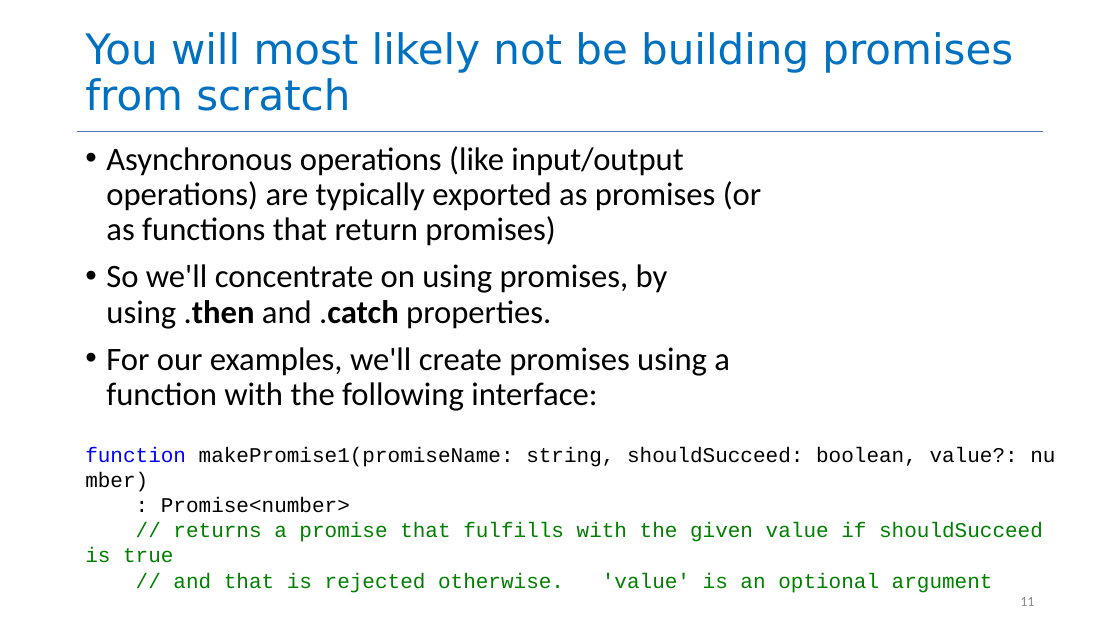
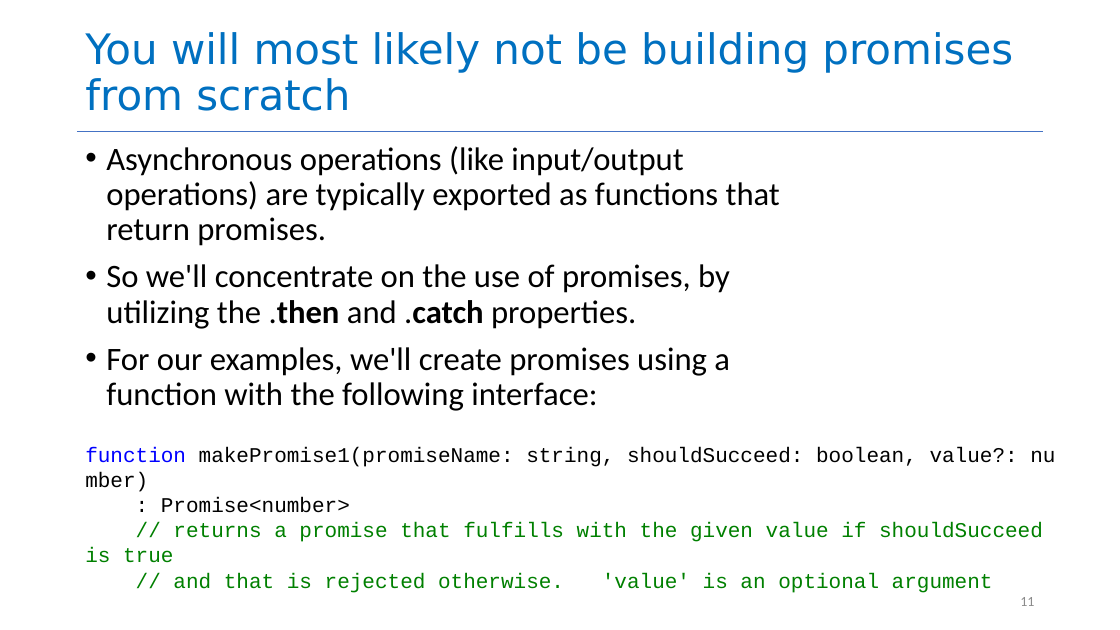
Before and after one commit to neu-se/CS4530-CS5500-Spring-2021, a slide deck: slide 11 of Slides/Lesson 4.1 The JavaScript Handler Model.pptx. Drawn at 1120x630 pixels with LibreOffice and Linux fonts; fonts in the diff are those of the drawing. Boxes give left, top, right and bottom in pixels: in the first picture for what was removed or moved away, otherwise in the second. Text is boxed around its words. In the diff, an @@ line names an element or a change of style, - is before the commit and + after.

```diff
--- a/Slides/Lesson 4.1 The JavaScript Handler Model.pptx
+++ b/Slides/Lesson 4.1 The JavaScript Handler Model.pptx
@@ text at (x1=106, y1=146, x2=780, y2=329): text changed @@
-• Asynchronous operations (like input/output operations) are typically exported as promises (or as functions that return promises)
-• So we'll concentrate on using promises, by using .then and .catch properties.
+• Asynchronous operations (like input/output operations) are typically exported as functions that return promises.
+• So we'll concentrate on the use of promises, by utilizing the .then and .catch properties.
```
Also in this commit, not shown: 10 other slides changed, 1 slide added, 2 other files.
